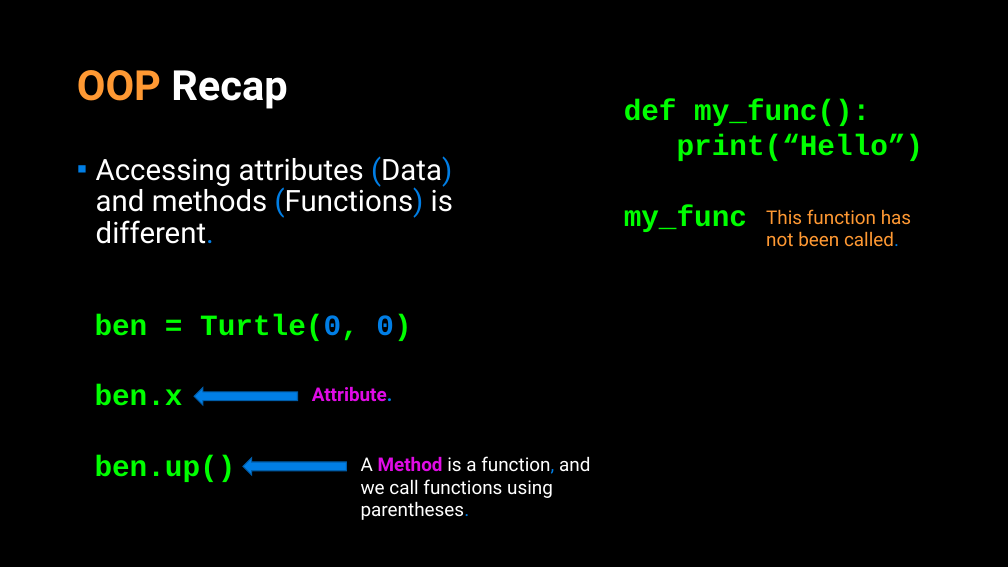
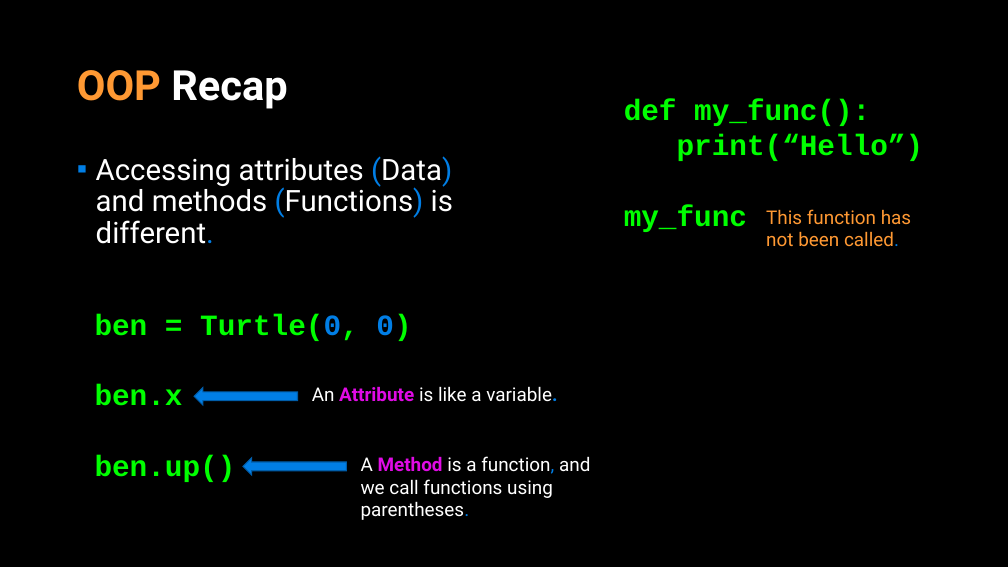
Before and after one commit to APS106/APS106-winter-2023-kinsella-goodfellow, a slide deck: slide 15 of lectures/week10/lecture2/slides/week10_lecture2.pptx. Drawn at 1008x567 pixels with LibreOffice and Linux fonts; fonts in the diff are those of the drawing; background and template pictures are left out. Boxes give left, top, right and bottom in pixels: in the first picture for what was removed or moved away, otherwise in the second. Text is boxed around its words. In the diff, an @@ line names an element or a change of style, - is before the commit and + after.

```diff
--- a/lectures/week10/lecture2/slides/week10_lecture2.pptx
+++ b/lectures/week10/lecture2/slides/week10_lecture2.pptx
@@ text at bbox=[312, 386, 557, 402]: text changed; text colour #E00BE5 to #FFFFFF; bold off @@
-Attribute.
+An Attribute is like a variable.
```
Also in this commit, not shown: 7 other slides changed, 4 slides added, 6 other files.
